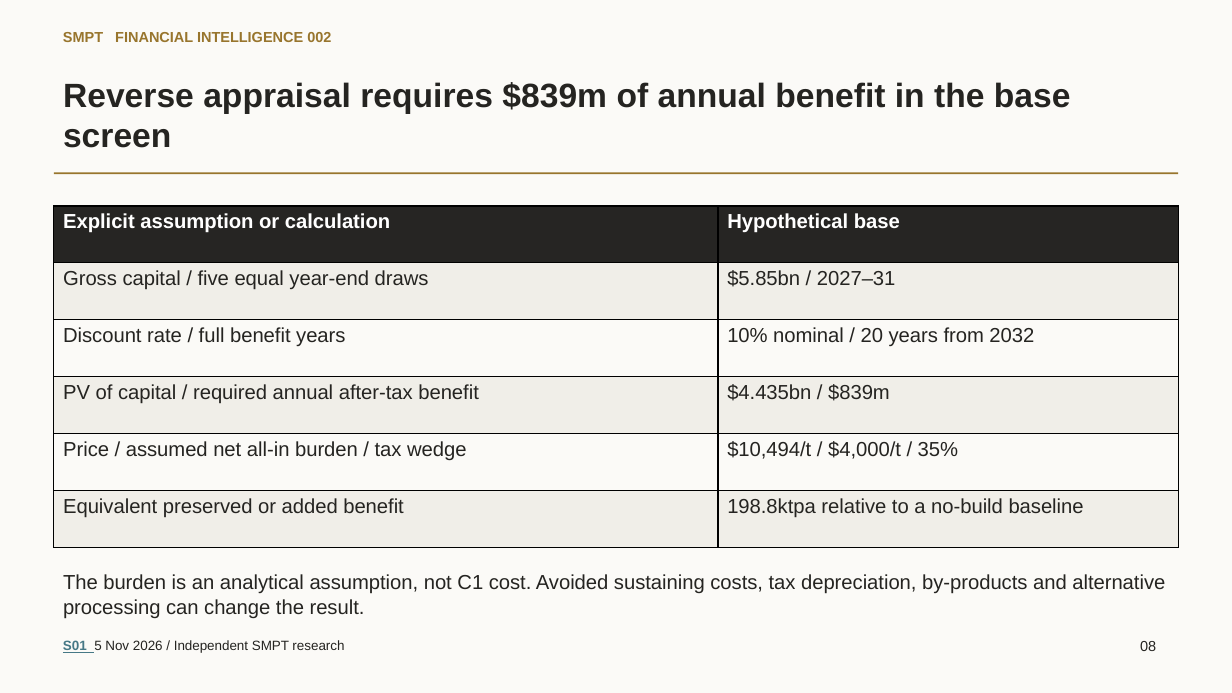
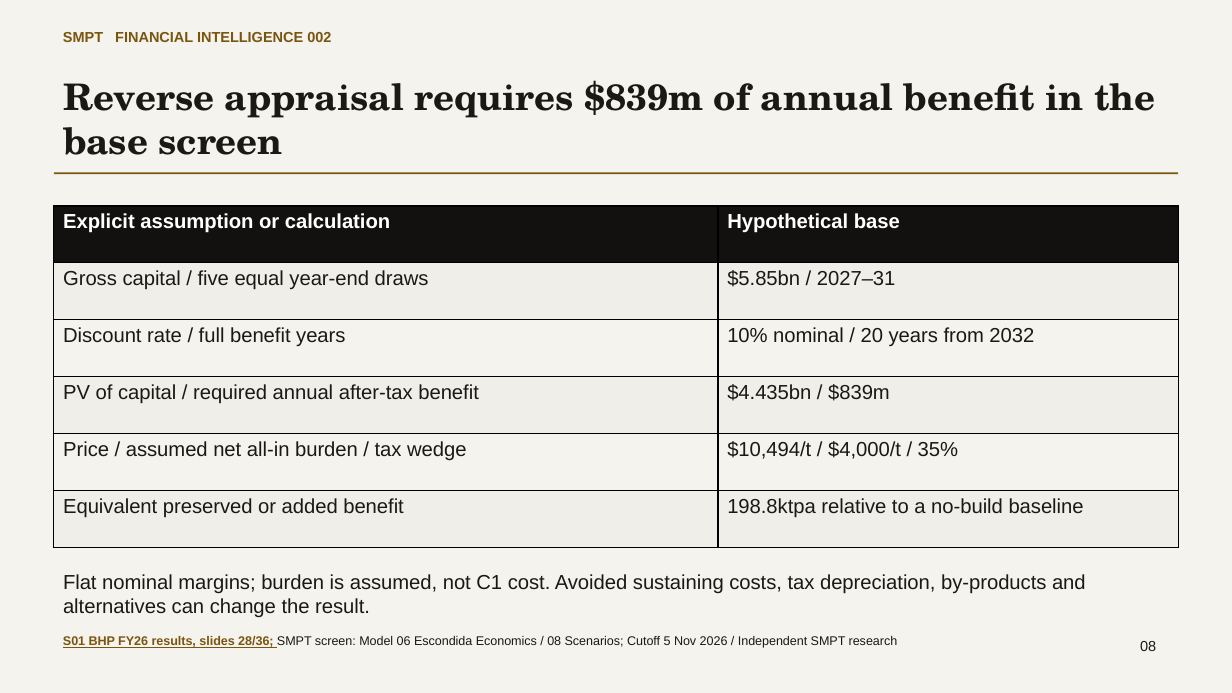
Before and after one commit to VSSpowerlifting/strategic-materials-policy-tracker, a slide deck: slide 8 of docs/research/fi002-bhp-copper/output/SMPT_FI002_BHP_Copper_Strategy_Deck.pptx. Drawn at 1232x693 pixels with LibreOffice and Linux fonts; fonts in the diff are those of the drawing. Boxes give left, top, right and bottom in pixels: in the first picture for what was removed or moved away, otherwise in the second. Text is boxed around its words. In the diff, an @@ line names an element or a change of style, - is before the commit and + after.

Commit message:
docs(fi002): refine research argument and complete expert editorial audit

```diff
--- a/docs/research/fi002-bhp-copper/output/SMPT_FI002_BHP_Copper_Strategy_Deck.pptx
+++ b/docs/research/fi002-bhp-copper/output/SMPT_FI002_BHP_Copper_Strategy_Deck.pptx
@@ background #FBFAF7 to #F5F3EE @@
@@ text "SMPT FINANCIAL INTELLIGENCE 002" at box(63, 32, 331, 42): text colour #98752D to #7A5510 @@
@@ text "Reverse appraisal requires $839m of ..." at box(63, 80, 1155, 155): size 26.2 to 28.5 pt, font Arial to TeX Gyre Schola, text colour #252421 to #1B1915 @@
@@ rectangle at box(54, 172, 1178, 174): fill #98752D to #7A5510 @@
@@ table at box(54, 206, 1178, 548) @@
@@ fill #262523 to #12110F in row 1 @@
@@ fill #FBFAF7 to #F5F3EE in 4 cells @@
@@ text colour #252421 to #1B1915 in "Gross capital / five equal year-end draws", "$5.85bn / 2027–31", "Discount rate / full benefit years", "10% nominal / 20 years from 2032" and 6 more places @@
@@ text at box(63, 574, 1086, 617): text changed; text colour #252421 to #1B1915 @@
-The burden is an analytical assumption, not C1 cost. Avoided sustaining costs, tax depreciation, by-products and alternative processing can change the result.
+Flat nominal margins; burden is assumed, not C1 cost. Avoided sustaining costs, tax depreciation, by-products and alternatives can change the result.
@@ text at box(63, 635, 898, 648): text changed; size 10.5 to 9.8 pt; text colour #252421 to #1B1915 @@
-S01 5 Nov 2026 / Independent SMPT research
+S01 BHP FY26 results, slides 28/36; SMPT screen: Model 06 Escondida Economics / 08 Scenarios; Cutoff 5 Nov 2026 / Independent SMPT research
```
Also in this commit, not shown: 11 other slides changed, 23 other files.
